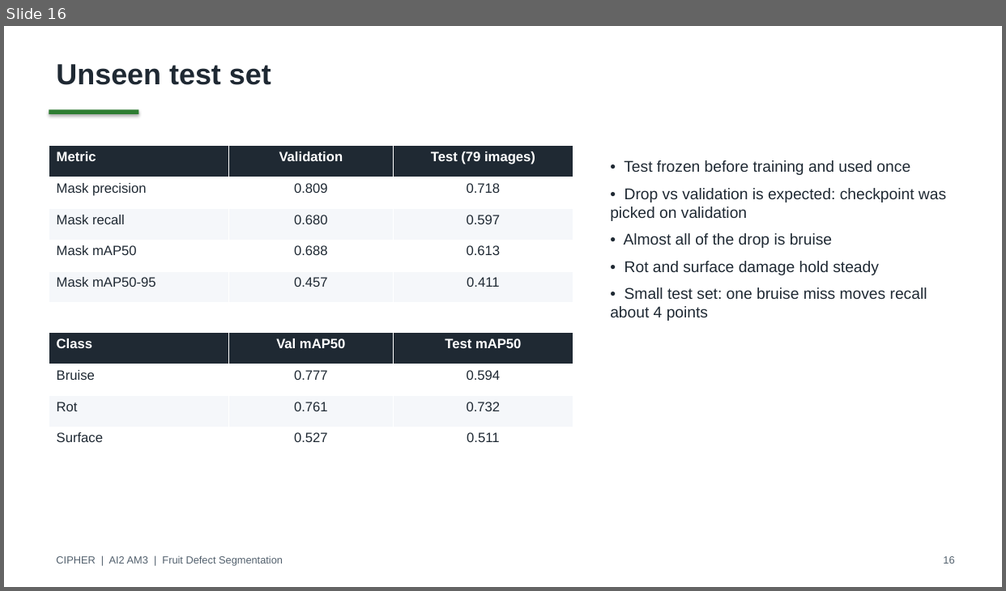
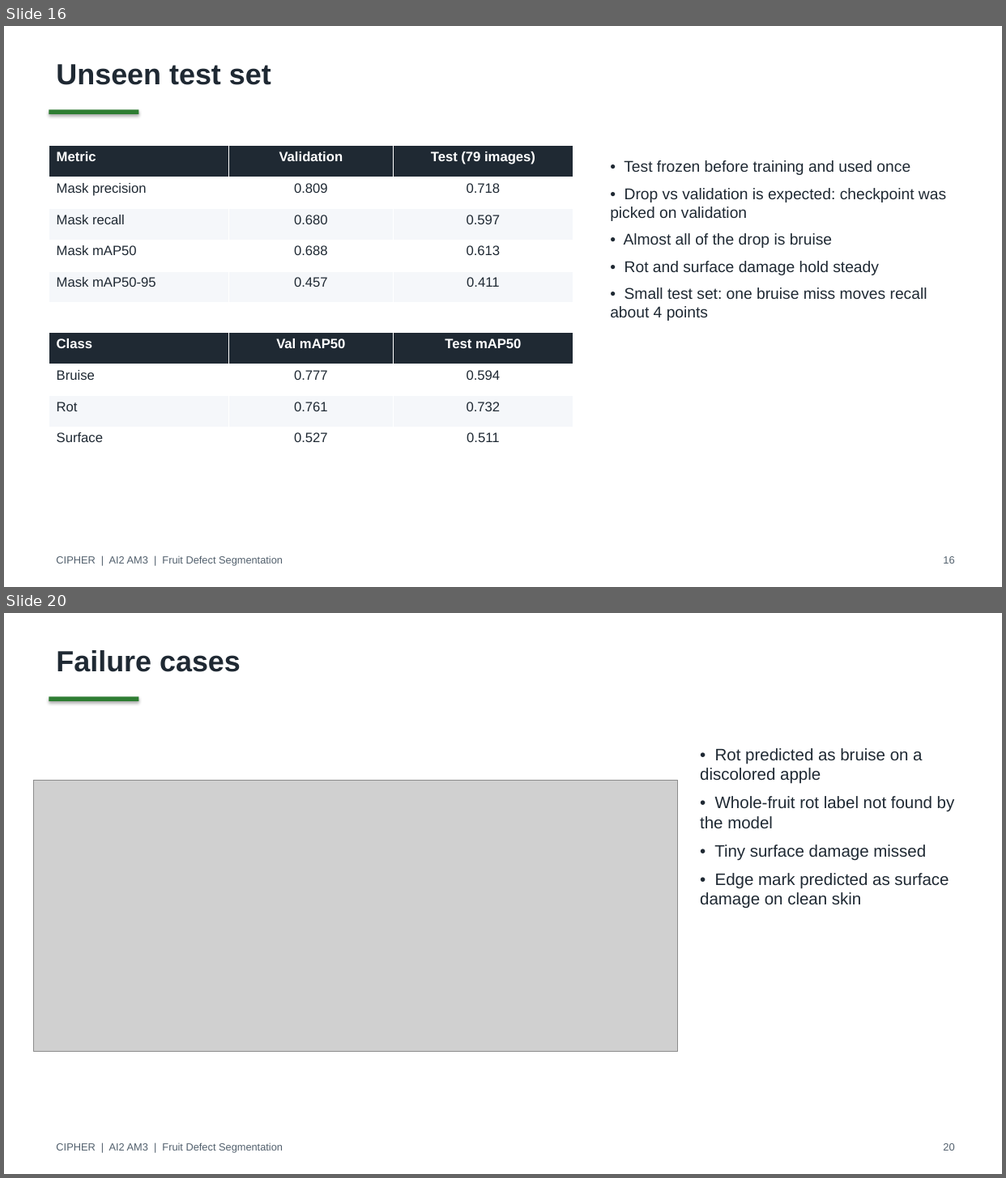
Before and after one commit to deangg/instancesegmentation, a slide deck: slides/CIPHER_AI2_Final_Defense.pptx. Shown one above the other, each under a label of ours: slide 16 before the commit, slides 16 and 20 after it; the slides between them are not shown. The pictures are 1006x591 and 1006x1178 pixels, drawn with LibreOffice and Linux fonts; fonts in the diff are those of the drawing; grey boxes stand for pictures. Boxes give left, top, right and bottom in pixels: in the first picture for what was removed or moved away, otherwise in the second. Text is boxed around its words. In the diff, an @@ line names an element or a change of style, - is before the commit and + after.

```diff
--- a/slides/CIPHER_AI2_Final_Defense.pptx
+++ b/slides/CIPHER_AI2_Final_Defense.pptx
@@ slide 20 added at [4, 613, 1002, 1174], background #FFFFFF @@
@@ text added at [56, 650, 241, 672], 28 pt, text #1F2933, bold @@
+Failure cases
@@ rectangle added at [49, 697, 138, 701], fill #2E7D32 @@
@@ text added at [700, 748, 955, 909], 16 pt, text #1F2933 @@
+• Rot predicted as bruise on a discolored apple
+• Whole-fruit rot label not found by the model
+• Tiny surface damage missed
+• Edge mark predicted as surface damage on clean skin
@@ picture added at [34, 780, 678, 1052] @@
@@ text added at [56, 1143, 283, 1153], 10 pt, text #52606D @@
+CIPHER | AI2 AM3 | Fruit Defect Segmentation
@@ text added at [943, 1144, 954, 1151], 10 pt, text #52606D @@
+20
```
Also in this commit, not shown: 6 slides changed, 2 other slides added, 2 slides removed, 22 other files.
